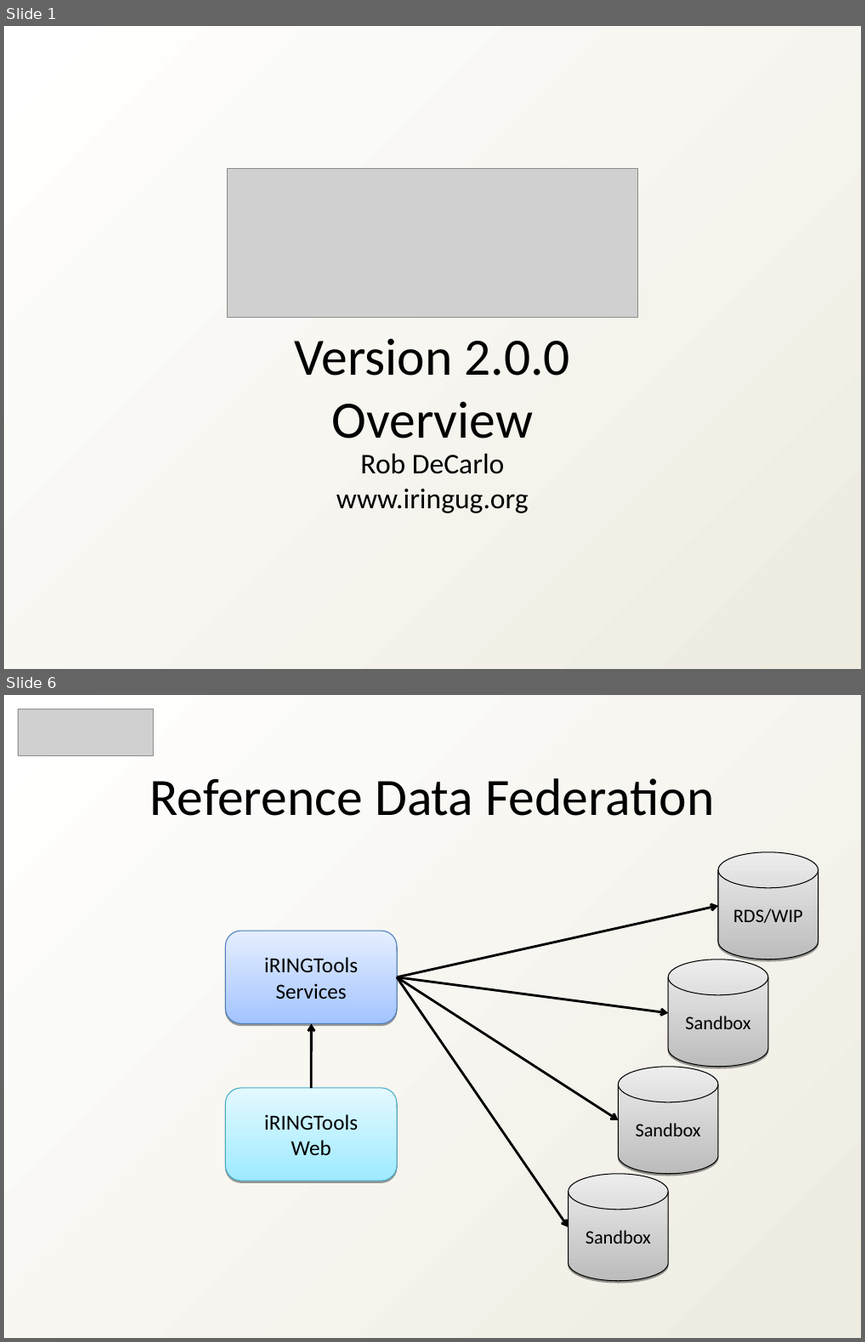
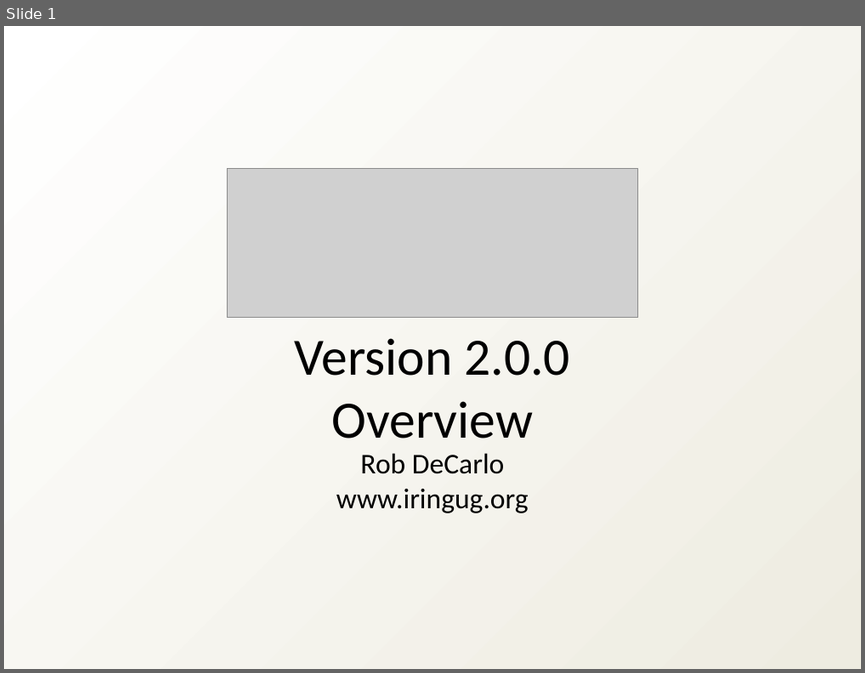
Before and after one commit to heyena/iring-tools, a slide deck: branches/2.0.x/Documentation/iRINGTools_Overview_v2.0.x.ppt. Shown one above the other, each under a label of ours: slides 1 and 6 before the commit, slide 1 after it; the slides between them are not shown. The pictures are 865x1342 and 865x673 pixels, drawn with LibreOffice and Linux fonts; fonts in the diff are those of the drawing; grey boxes stand for pictures. Boxes give left, top, right and bottom in pixels: in the first picture for what was removed or moved away, otherwise in the second. Text is boxed around its words. In the diff, an @@ line names an element or a change of style, - is before the commit and + after.

```diff
--- a/branches/2.0.x/Documentation/iRINGTools_Overview_v2.0.x.ppt
+++ b/branches/2.0.x/Documentation/iRINGTools_Overview_v2.0.x.ppt
@@ slide 6 removed at [4,695,861,1338], background gradient #FFFFFF to #EEECE1 @@
@@ picture removed at [18,709,154,756] @@
@@ text removed at [150,778,714,816] @@
-Reference Data Federation
@@ cylinder removed at [718,851,818,959] @@
-RDS/WIP
@@ arrow removed from (397, 977) to (718, 906) @@
@@ rounded rectangle removed at [225,930,397,1023] @@
-iRINGTools
-Services
@@ cylinder removed at [668,959,768,1066] @@
-Sandbox
@@ arrow removed from (397, 977) to (668, 1013) @@
@@ arrow removed from (397, 977) to (619, 1120) @@
@@ arrow removed from (397, 977) to (568, 1227) @@
@@ arrow removed from (311, 1089) to (312, 1023) @@
@@ cylinder removed at [619,1066,719,1173] @@
-Sandbox
@@ rounded rectangle removed at [225,1088,397,1180] @@
-iRINGTools
-Web
@@ cylinder removed at [568,1173,668,1280] @@
-Sandbox
```
Also in this commit, not shown: 9 slides changed, 7 slides added, 7 other slides removed, 3 other files.
